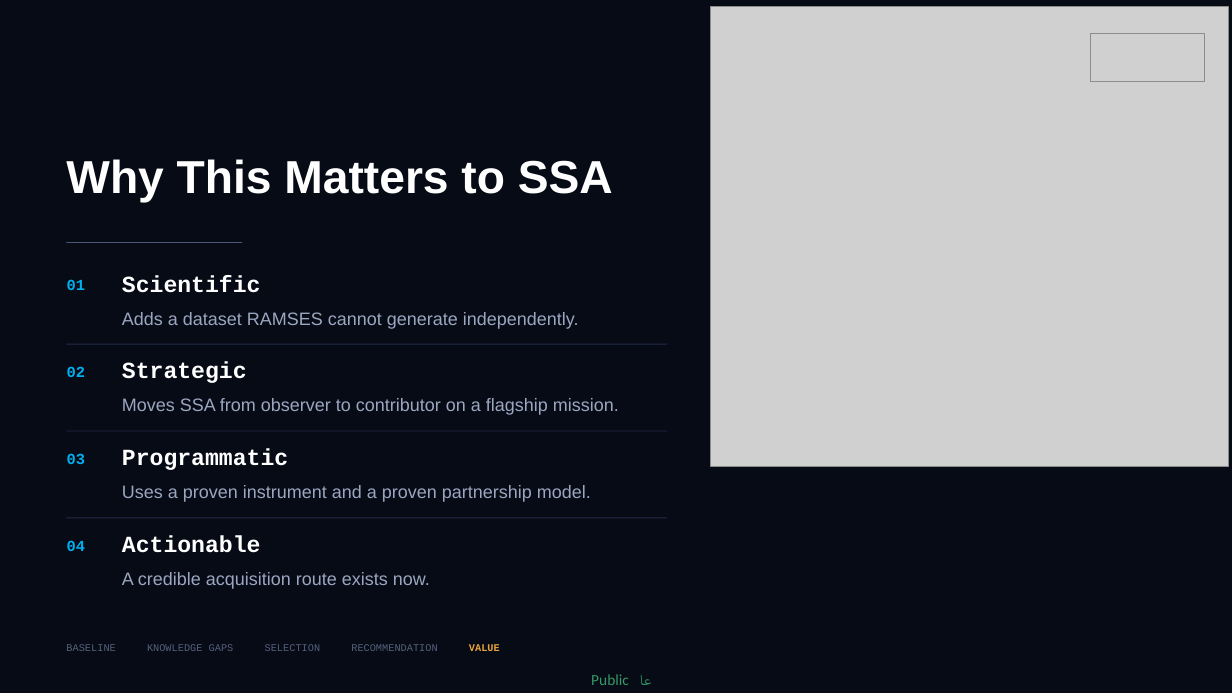
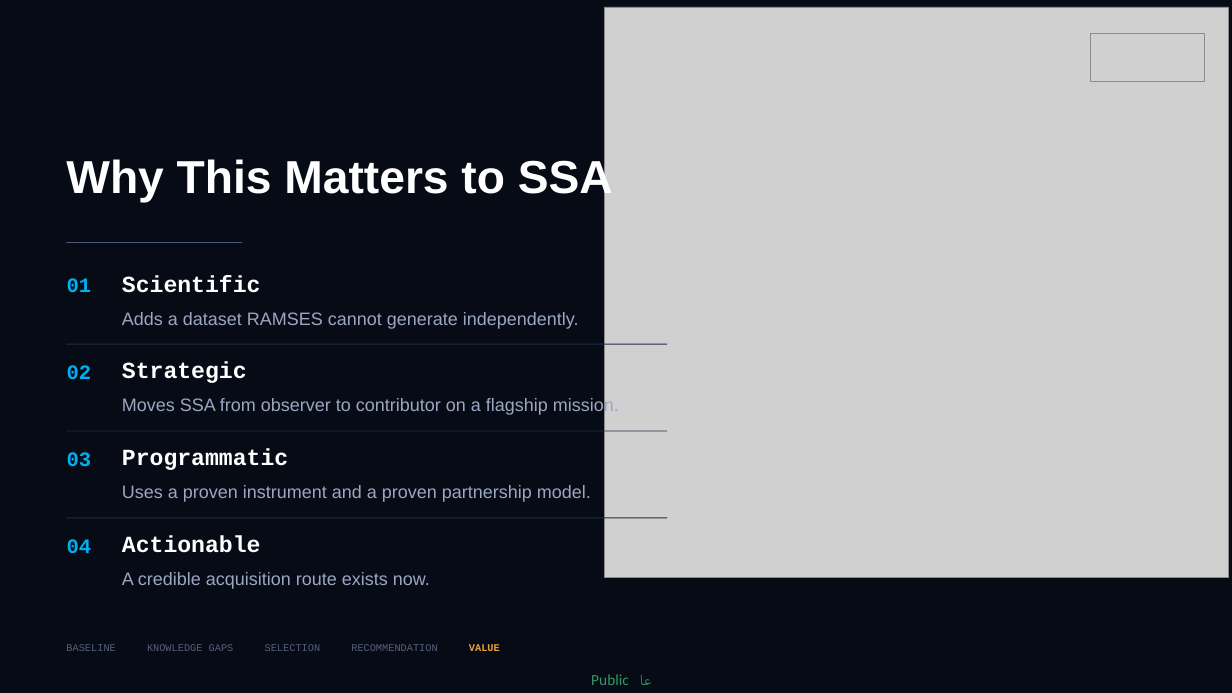
Before and after one commit to nalquaydhib/Apophis_99942, a slide deck: slide 15 of Noora_AlQuaydhib_Summer_Training_(3).pptx. Drawn at 1232x693 pixels with LibreOffice and Linux fonts; fonts in the diff are those of the drawing; grey boxes stand for pictures; background and template pictures are left out. Boxes give left, top, right and bottom in pixels: in the first picture for what was removed or moved away, otherwise in the second. Text is boxed around its words. In the diff, an @@ line names an element or a change of style, - is before the commit and + after.

```diff
--- a/Noora_AlQuaydhib_Summer_Training_(3).pptx
+++ b/Noora_AlQuaydhib_Summer_Training_(3).pptx
@@ picture: place and size @@
-picture at box(711, 7, 1228, 467)
+picture at box(604, 7, 1228, 578)
@@ size 12 to 16 pt in 4 elements at box(67, 278, 92, 292), box(67, 365, 92, 379), box(67, 452, 92, 467), box(67, 539, 92, 553) @@
```
Also in this commit, not shown: 16 other slides changed.
